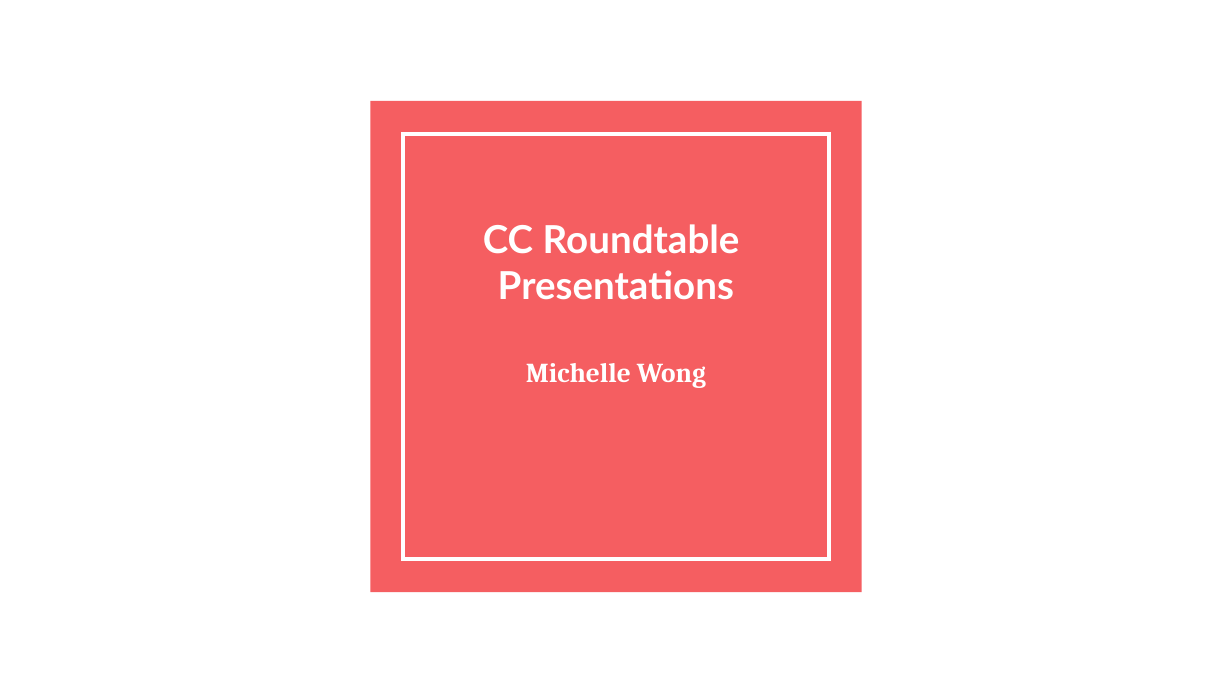
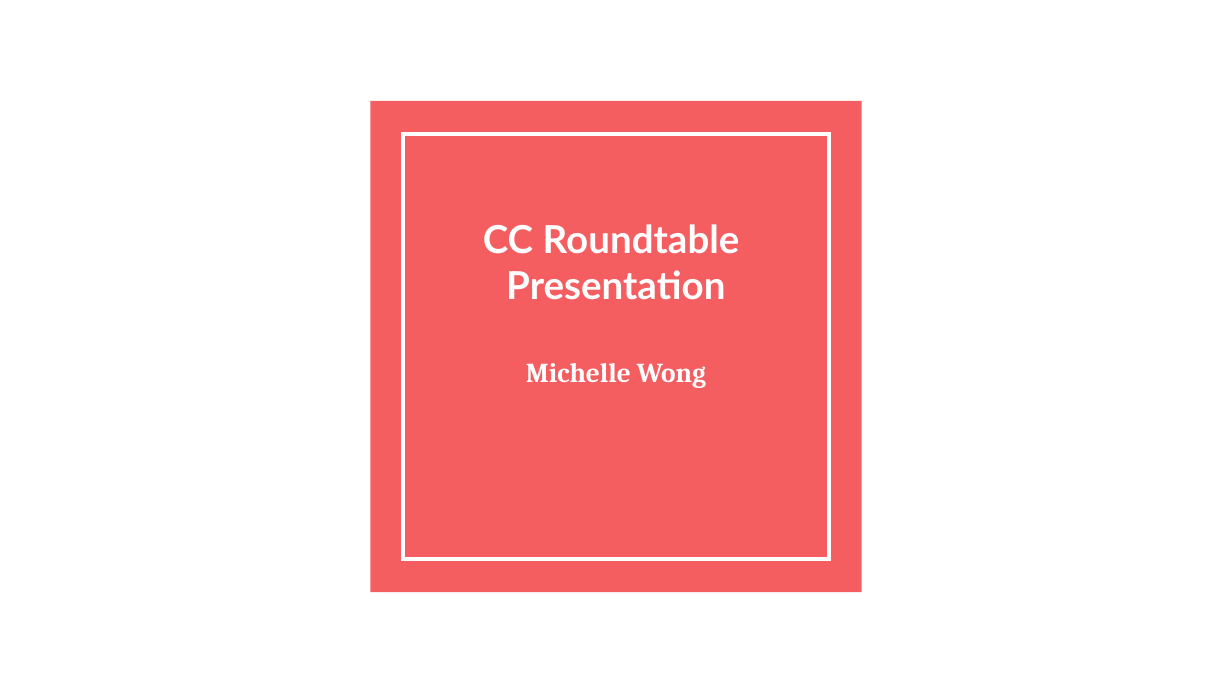
Before and after one commit to michellewongi/Music-Video, a slide deck: slide 1 of Roundtable Presentation/Roundtable Presentations.pptx. Drawn at 1232x693 pixels with LibreOffice and Linux fonts; fonts in the diff are those of the drawing. Boxes give left, top, right and bottom in pixels: in the first picture for what was removed or moved away, otherwise in the second. Text is boxed around its words. In the diff, an @@ line names an element or a change of style, - is before the commit and + after.

```diff
--- a/Roundtable Presentation/Roundtable Presentations.pptx
+++ b/Roundtable Presentation/Roundtable Presentations.pptx
@@ title at bbox=[506, 270, 725, 300]: text changed @@
-Presentations
+Presentation
```
Also in this commit, not shown: 2 other slides changed, 2 slides added, 2 slides removed, 2 other files.
